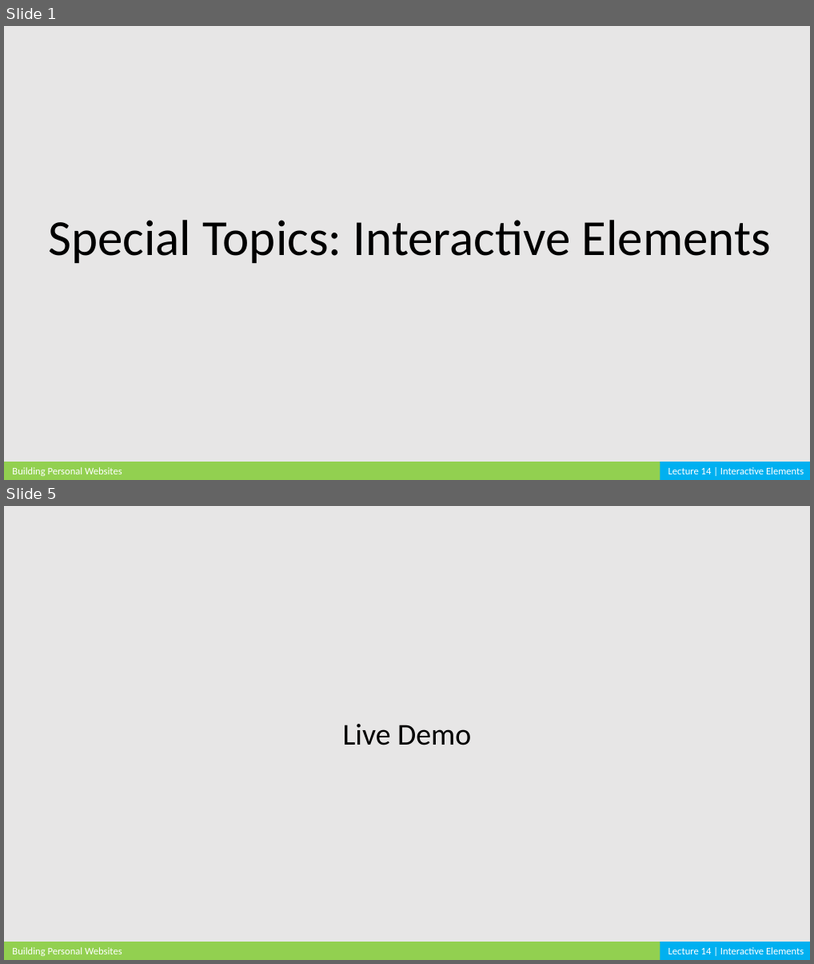
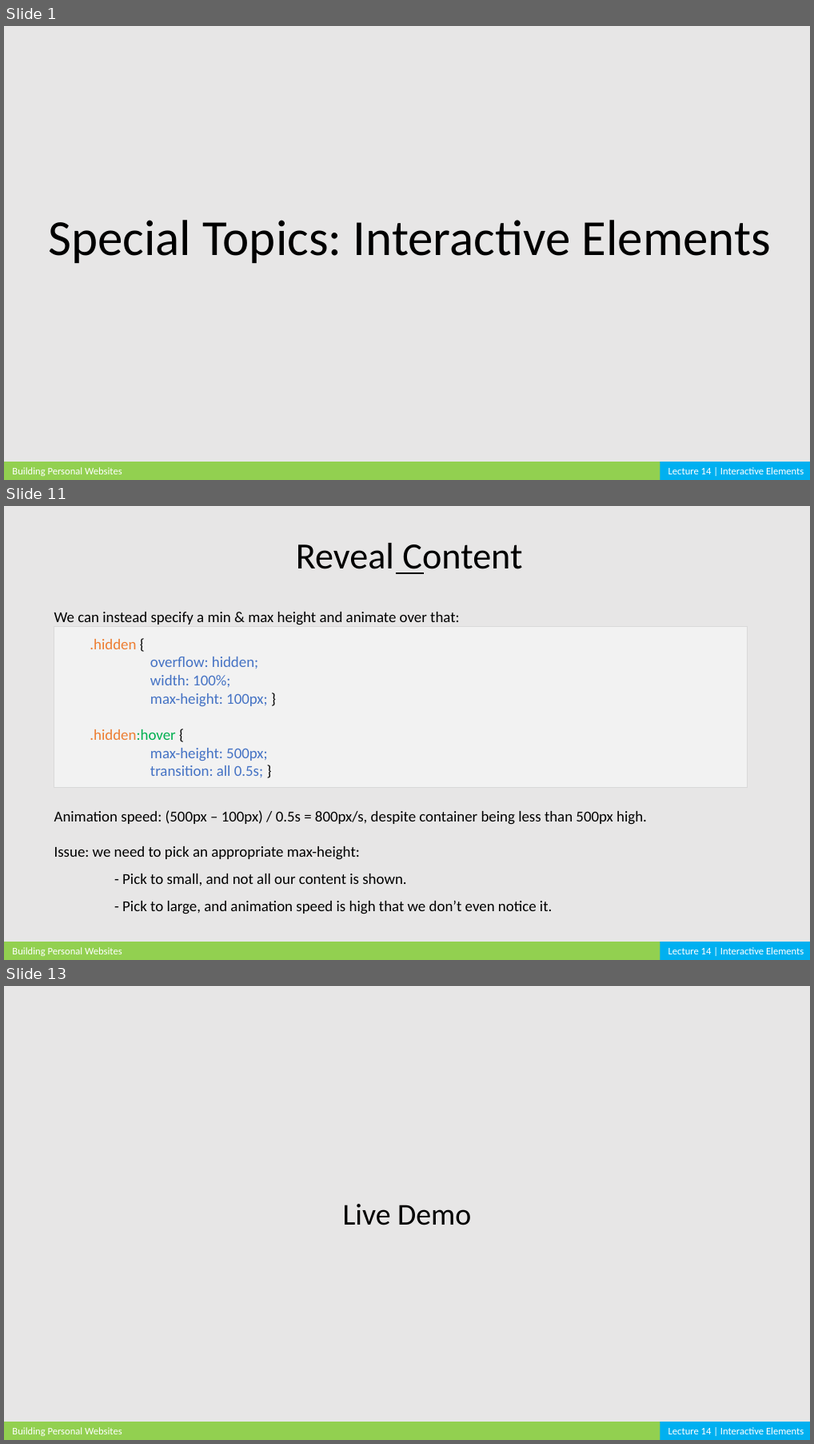
Before and after one commit to cardadfar/stuco_webdev_website, a slide deck: assets/lectures/BPW_Lecture_14.pptx. Shown one above the other, each under a label of ours: slides 1 and 5 before the commit, slides 1, 11 and 13 after it; the slides between them are not shown. The pictures are 814x964 and 814x1444 pixels, drawn with LibreOffice and Linux fonts; fonts in the diff are those of the drawing. Boxes give left, top, right and bottom in pixels: in the first picture for what was removed or moved away, otherwise in the second. Text is boxed around its words. In the diff, an @@ line names an element or a change of style, - is before the commit and + after.

```diff
--- a/assets/lectures/BPW_Lecture_14.pptx
+++ b/assets/lectures/BPW_Lecture_14.pptx
@@ slide 11 added at (4,506,810,960), background #E7E6E6 @@
@@ text added at (296,543,522,574), 44 pt, text #000000 @@
+Reveal Content
@@ line added from (397, 573) to (424, 573), #000000 2.25 pt @@
@@ text added at (54,612,459,625), 18 pt, text #000000 @@
+We can instead specify a min & max height and animate over that:
@@ rectangle added at (54,626,747,788), fill #F2F2F2, outline #D9D9D9 0.25 pt, 18 pt, text #4472C4 @@
+  .hidden {
+  overflow: hidden;
+  width: 100%;
+  max-height: 100px; }
+  .hidden:hover {
+  max-height: 500px;
+  transition: all 0.5s; }
@@ text added at (54,810,647,824), 18 pt, text #000000 @@
+Animation speed: (500px – 100px) / 0.5s = 800px/s, despite container being less than 500px high.
@@ text added at (54,846,552,914), 18 pt, text #000000 @@
+Issue: we need to pick an appropriate max-height:
+- Pick to small, and not all our content is shown.
+- Pick to large, and animation speed is high that we don’t even notice it.
@@ rectangle added at (4,941,664,960), fill #92D050 @@
@@ text added at (12,947,122,956), 12 pt, text #FFFFFF @@
+Building Personal Websites
@@ rectangle added at (660,941,810,960), fill #00B0F0 @@
@@ text added at (669,947,804,954), 12 pt, text #FFFFFF @@
+Lecture 14 | Interactive Elements
@@ what was slide 5 is now slide 13 @@
```
Also in this commit, not shown: 2 slides changed, 8 other slides added, 1 slide removed, 6 other files.
